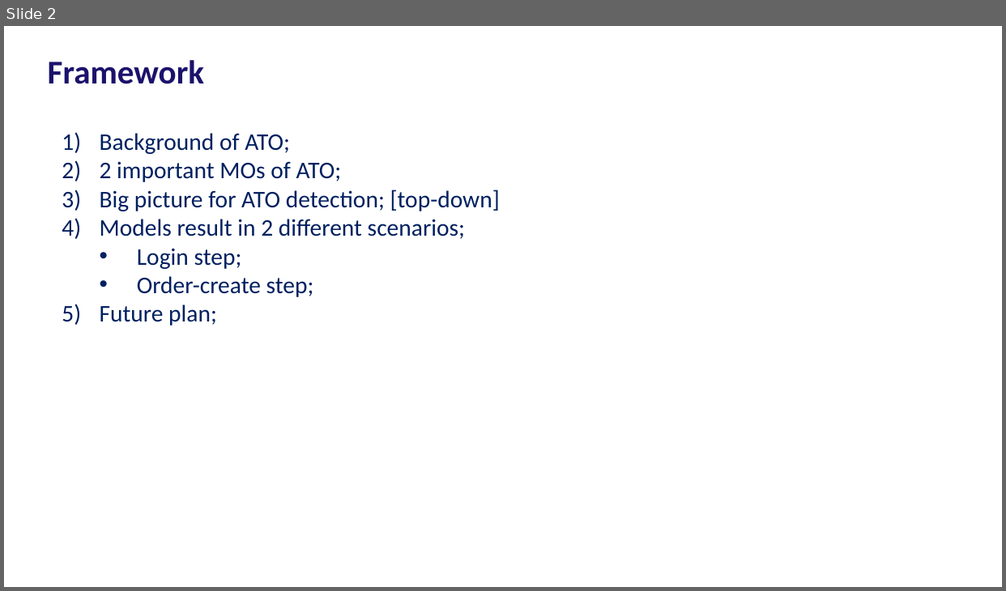
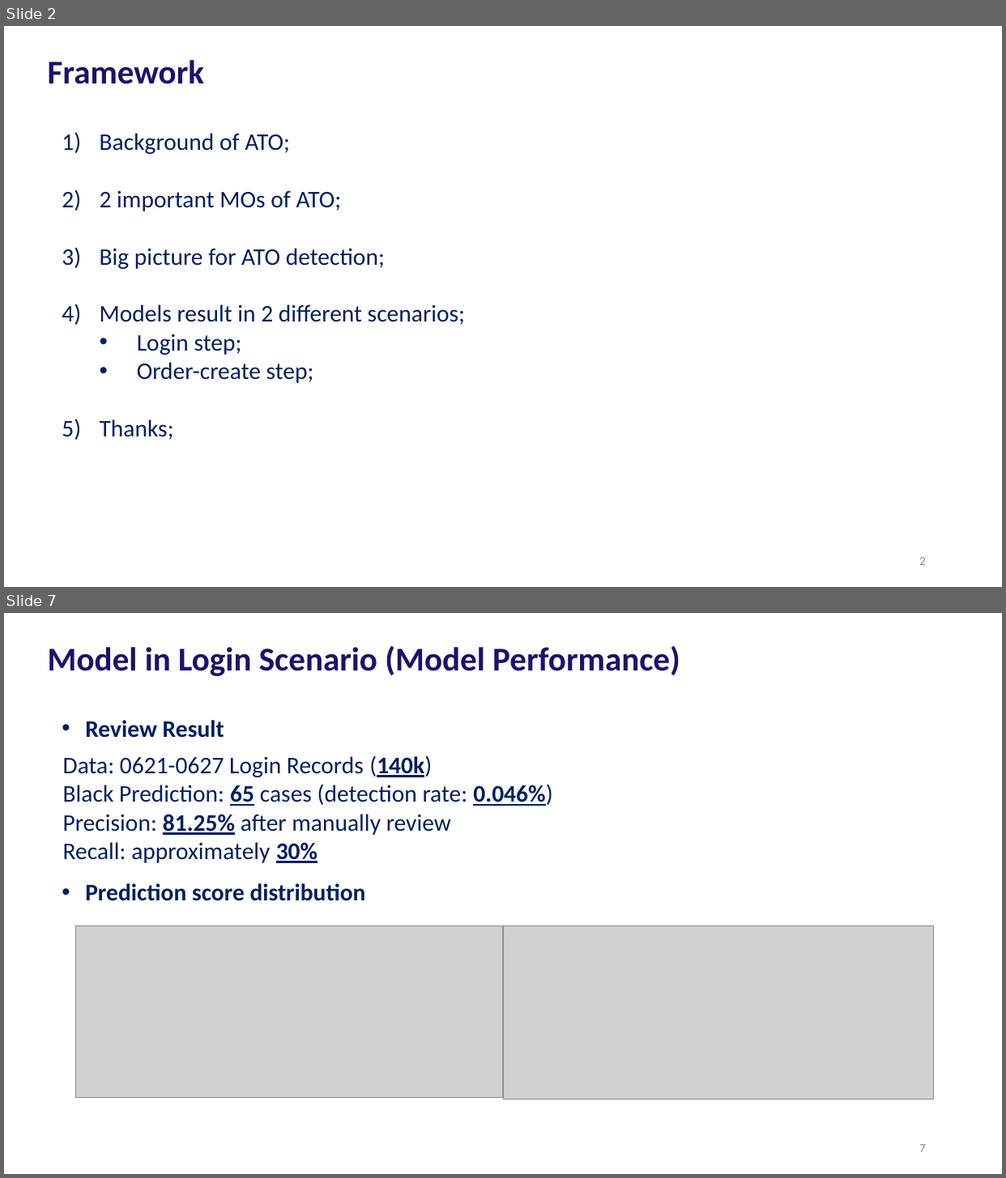
Before and after one commit to JoeWang-0519/JoeWang-0519, a slide deck: Account Takeover/slide/presentation.pptx. Shown one above the other, each under a label of ours: slide 2 before the commit, slides 2 and 7 after it; the slides between them are not shown. The pictures are 1006x591 and 1006x1178 pixels, drawn with LibreOffice and Linux fonts; fonts in the diff are those of the drawing; grey boxes stand for pictures. Boxes give left, top, right and bottom in pixels: in the first picture for what was removed or moved away, otherwise in the second. Text is boxed around its words. In the diff, an @@ line names an element or a change of style, - is before the commit and + after.

```diff
--- a/Account Takeover/slide/presentation.pptx
+++ b/Account Takeover/slide/presentation.pptx
@@ slide 7 added at (4,613,1002,1174), background #FFFFFF @@
@@ title added at (48,645,680,676), 32 pt, text #1B126C, bold @@
+Model in Login Scenario (Model Performance)
@@ text added at (85,720,224,738), 23 pt, text #002060, bold @@
+• Review Result
@@ text added at (63,756,552,863), 23 pt, text #002060 @@
+Data: 0621-0627 Login Records (140k)
+Black Prediction: 65 cases (detection rate: 0.046%)
+Precision: 81.25% after manually review
+Recall: approximately 30%
@@ text added at (85,884,366,901), 23 pt, text #002060, bold @@
+• Prediction score distribution
@@ picture added at (75,926,503,1098) @@
@@ picture added at (503,926,934,1099) @@
@@ page number added at (919,1144,926,1152), 12 pt, text #8C8C8C @@
+7
@@ slide 2 changed as well @@
@@ text at (100,248,385,269): text changed @@
-3) Big picture for ATO detection; [top-down]
+3) Big picture for ATO detection;
@@ text at (100,420,174,440): text changed @@
-5) Future plan;
+5) Thanks;
@@ page number added at (919,557,926,565), 12 pt, text #8C8C8C @@
+2
```
Also in this commit, not shown: 2 other slides changed, 6 other slides added, 1 slide removed, 13 other files.
